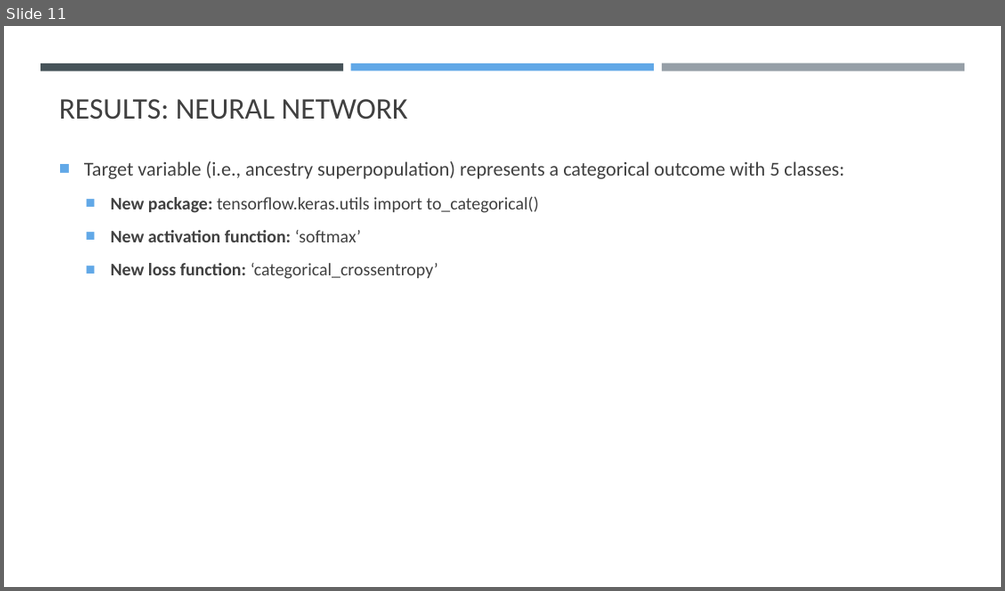
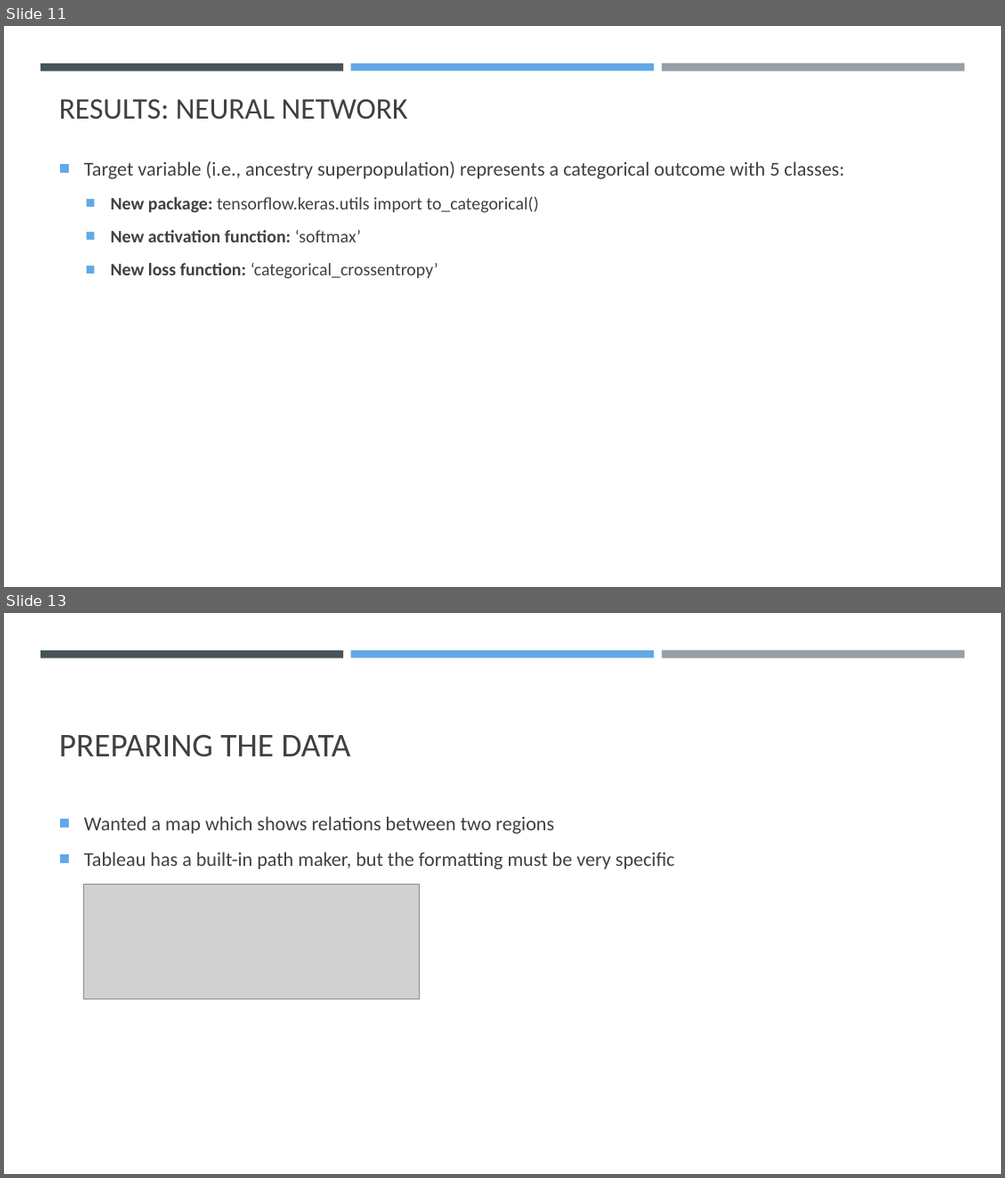
Before and after one commit to K-G-Witt/project4-team1, a slide deck: 1000genomes_Presentation.pptx. Shown one above the other, each under a label of ours: slide 11 before the commit, slides 11 and 13 after it; the slides between them are not shown. The pictures are 1005x591 and 1005x1178 pixels, drawn with LibreOffice and Linux fonts; fonts in the diff are those of the drawing; grey boxes stand for pictures. Boxes give left, top, right and bottom in pixels: in the first picture for what was removed or moved away, otherwise in the second. Text is boxed around its words. In the diff, an @@ line names an element or a change of style, - is before the commit and + after.

```diff
--- a/1000genomes_Presentation.pptx
+++ b/1000genomes_Presentation.pptx
@@ slide 13 added at [4, 613, 1001, 1174], background #FFFFFF; not listed: 3 template elements that a slide beside it also shows @@
@@ title added at [59, 734, 351, 757], 32 pt, text #404040 @@
+PREPARING THE DATA
@@ text added at [84, 816, 675, 869], 19 pt, text #404040 @@
+■ Wanted a map which shows relations between two regions
+■ Tableau has a built-in path maker, but the formatting must be very specific
@@ picture added at [83, 884, 419, 999] @@
```
Also in this commit, not shown: 4 other slides added, 1 other file.
